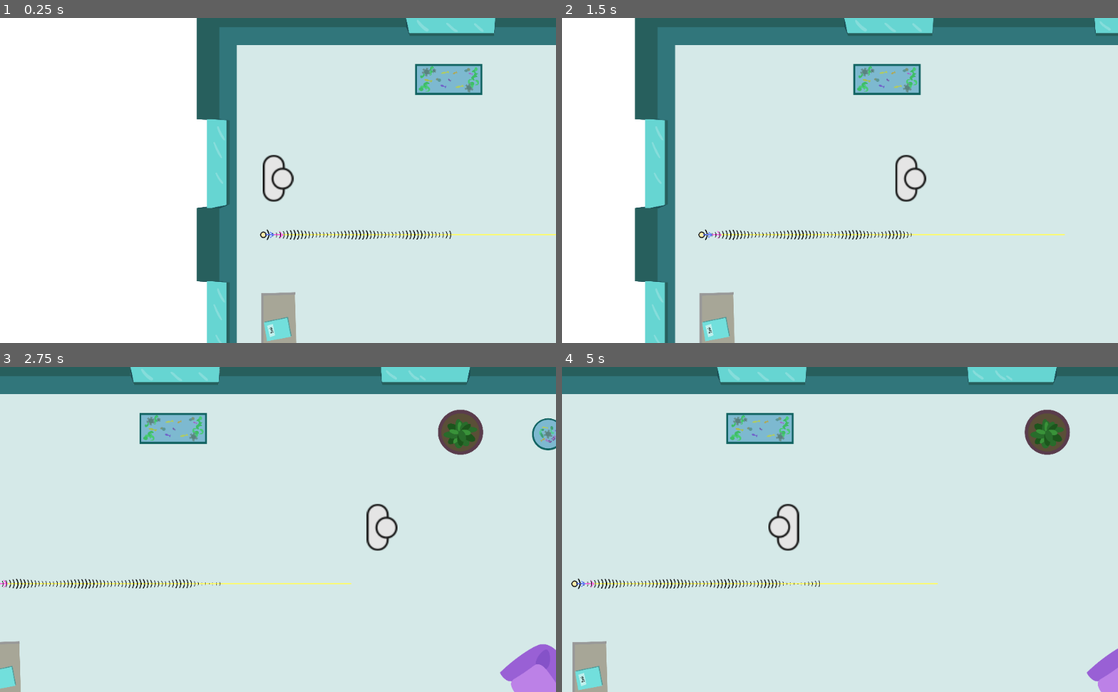
Above: before the commit, frames 1-4 (two rows, left to right).
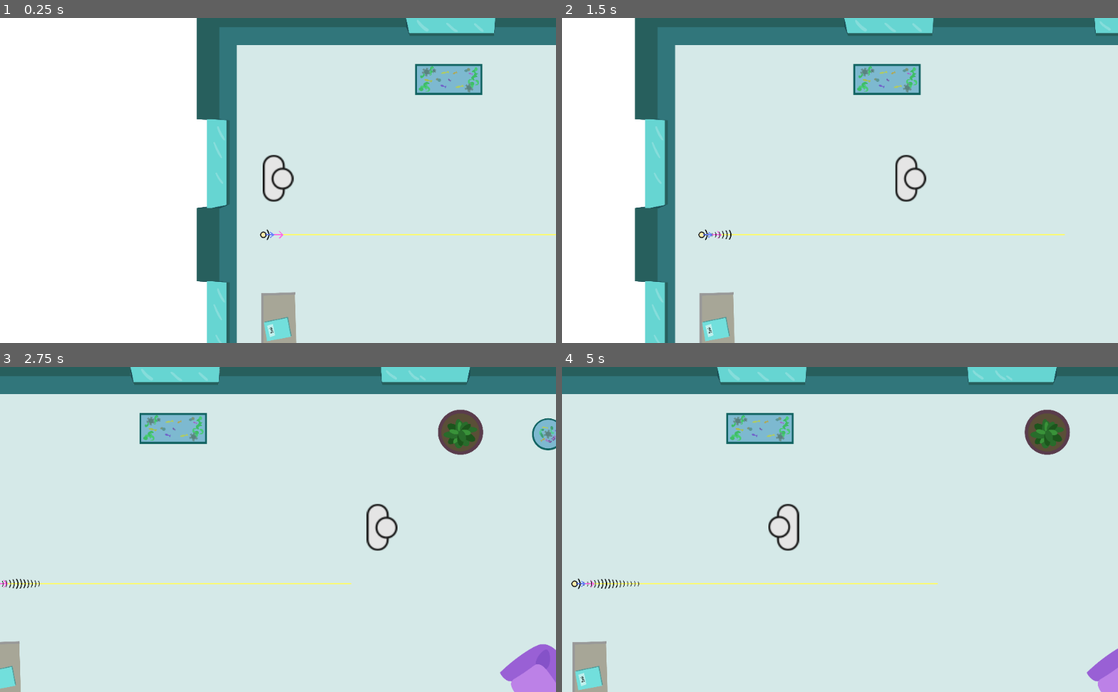
Above: after the commit, the same moments.

Repository: gingergenius/Spotify1962
Game: Godot game, scene res://scenes/StefanTestScene.tscn
The game is run twice, just before and just after one commit, with the same random seed, the same clock (stepped at 60 frames per second) and the same inputs.
Inputs (mouse positions are in pixels of both pictures, inside the frame that each line leads up to):
- Up to frame 1 (0.25 s): no input
- Up to frame 2 (1.5 s): tap Enter at 0.5 s; move the mouse to (962, 164) at 0.52 s; hold D (player_right) 0.53-1.25 s; hold Space (player_pull) 0.53-1.25 s; click (962, 164) at 0.67 s; drag from (728, 196) to (812, 245) at 1.27 s
- Up to frame 3 (2.75 s): move the mouse to (333, 458) at 2.02 s; hold D (player_right) from 2.03 s (still down); hold Space (player_pull) from 2.03 s (still down)
- Up to frame 4 (5 s): release D (player_right) at 2.75 s; release Space (player_pull) at 2.75 s; drag from (812, 594) to (673, 480) at 2.77 s; move the mouse to (1006, 578) at 3.52 s; hold A (player_left) 3.53-4.25 s; hold Space (player_pull) 3.53-4.25 s; drag from (673, 480) to (756, 448) at 4.27 s

The runs differ from the first frame. In frame 1, 0.3% of the frame differs, in the area x 49-82%, y 65-69%; in frame 2, 0.3%, in the area x 30-63%, y 65-69%; in frame 3, 0.2%; in frame 4, 0.2%.

Commit message:
Fixed performance by not presimulating the rays

Diff:
--- a/objects/TransmissionRay.tscn
+++ b/objects/TransmissionRay.tscn
@@ -45,7 +45,7 @@
 anim_loop = false
 _sections_unfolded = [ "Angular Velocity", "Emission Shape", "Flags", "Gravity", "Hue Variation", "Initial Velocity", "Linear Accel", "Orbit Velocity", "Radial Accel", "Scale", "Spread", "Trail" ]
 
-[node name="TransmissionRay" type="Node2D"]
+[node name="TransmissionRay" type="Node2D" index="0"]
 
 script = ExtResource( 1 )
 _sections_unfolded = [ "Transform" ]
@@ -68,7 +68,7 @@
 amount = 100
 lifetime = 10.0
 one_shot = false
-preprocess = 10.0
+preprocess = 0.0
 speed_scale = 1.0
 explosiveness = 0.0
 randomness = 0.0
